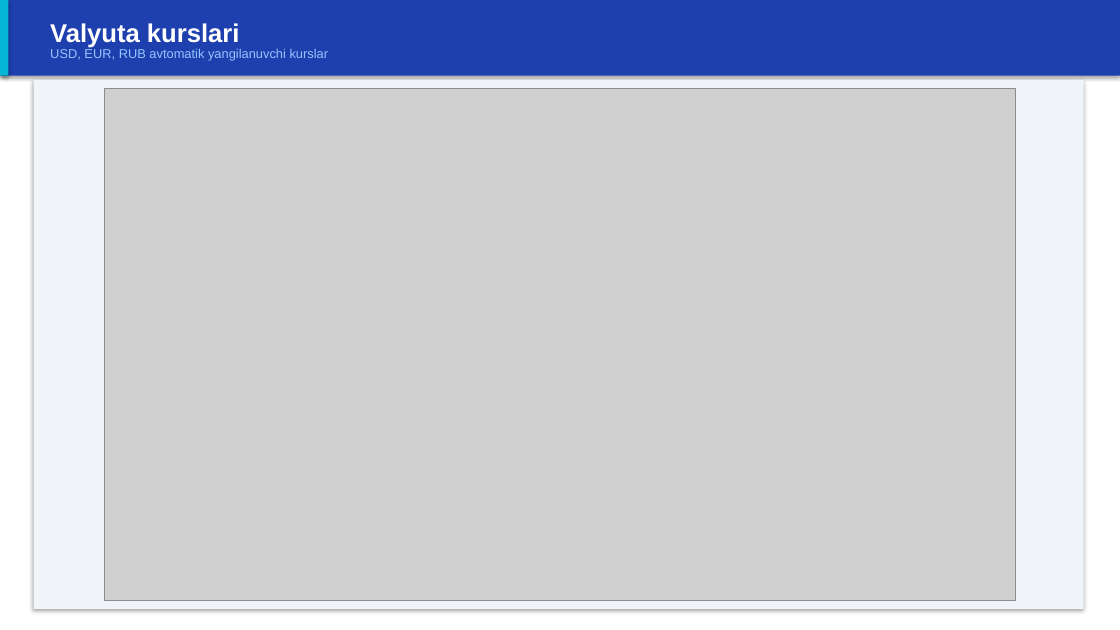
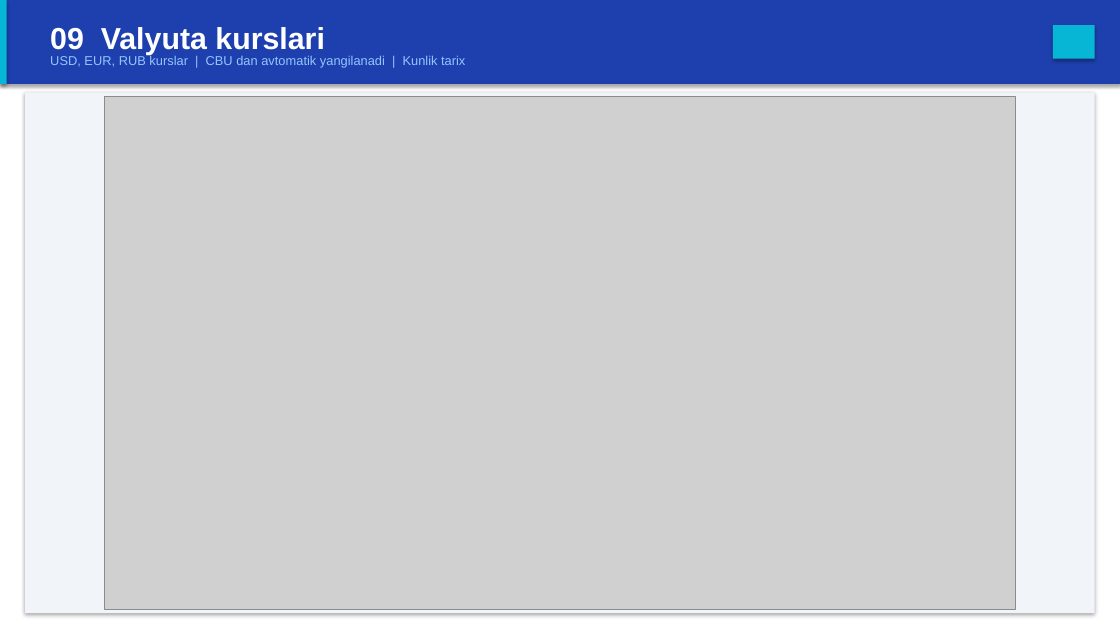
Before and after one commit to AI-automatization/Pos-cosmetics, a slide deck: slide 18 of docs/RAOS_Admin_Panel_Guide.pptx (slide 32 before the commit). Drawn at 1120x630 pixels with LibreOffice and Linux fonts; fonts in the diff are those of the drawing; grey boxes stand for pictures. Boxes give left, top, right and bottom in pixels: in the first picture for what was removed or moved away, otherwise in the second. Text is boxed around its words. In the diff, an @@ line names an element or a change of style, - is before the commit and + after.

```diff
--- a/docs/RAOS_Admin_Panel_Guide.pptx
+++ b/docs/RAOS_Admin_Panel_Guide.pptx
@@ rectangle: place and size @@
-rectangle at (0, 0, 1120, 76)
+rectangle at (0, 0, 1120, 84)
@@ rectangle: place and size @@
-rectangle at (0, 0, 8, 76)
+rectangle at (0, 0, 7, 84)
@@ text at (50, 27, 325, 55): text changed; size 22 to 26 pt @@
-Valyuta kurslari
+09 Valyuta kurslari
@@ rectangle added at (1053, 25, 1095, 59), fill #06B6D4 @@
@@ text at (50, 55, 465, 68): text changed @@
-USD, EUR, RUB avtomatik yangilanuvchi kurslar
+USD, EUR, RUB kurslar | CBU dan avtomatik yangilanadi | Kunlik tarix
@@ rectangle: place and size @@
-rectangle at (34, 80, 1084, 609)
+rectangle at (25, 92, 1095, 613)
@@ picture: place and size @@
-picture at (104, 88, 1015, 601)
+picture at (104, 97, 1015, 609)
```
Also in this commit, not shown: 13 other slides changed, 13 slides added, 25 slides removed, 44 other files.
